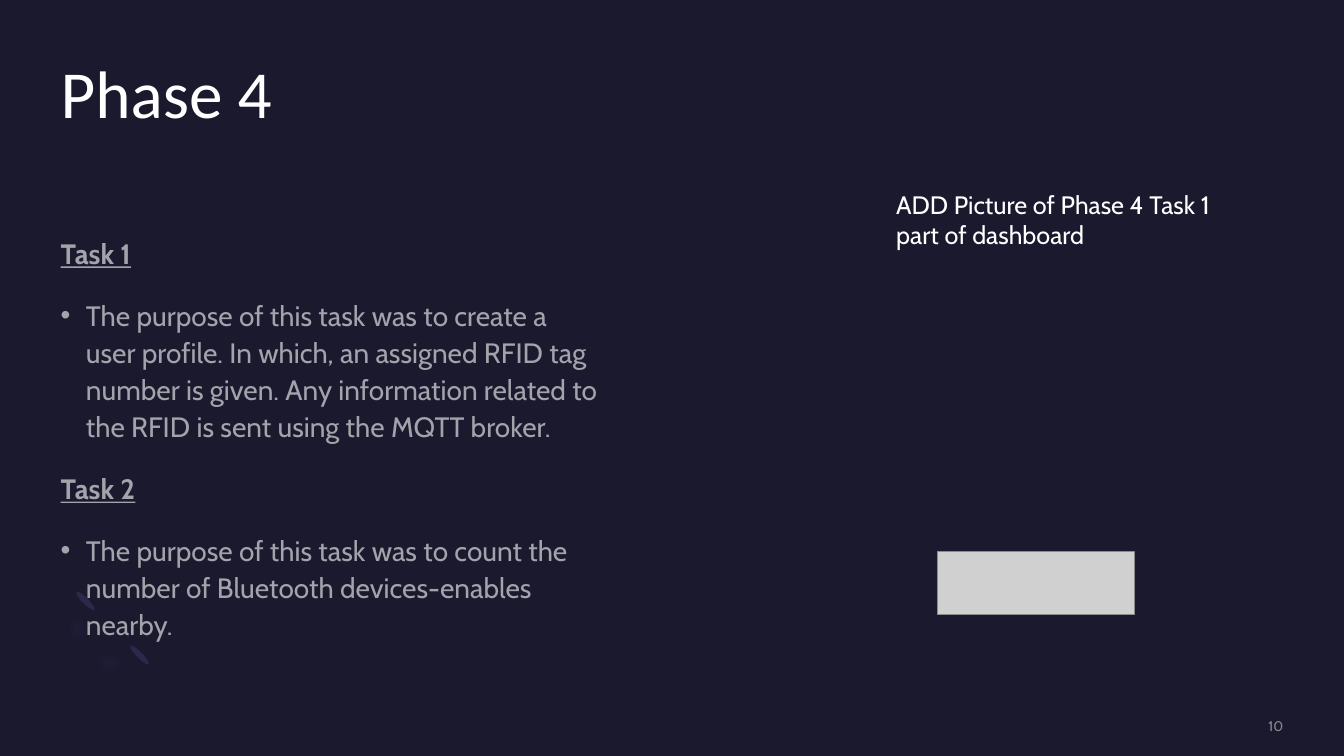
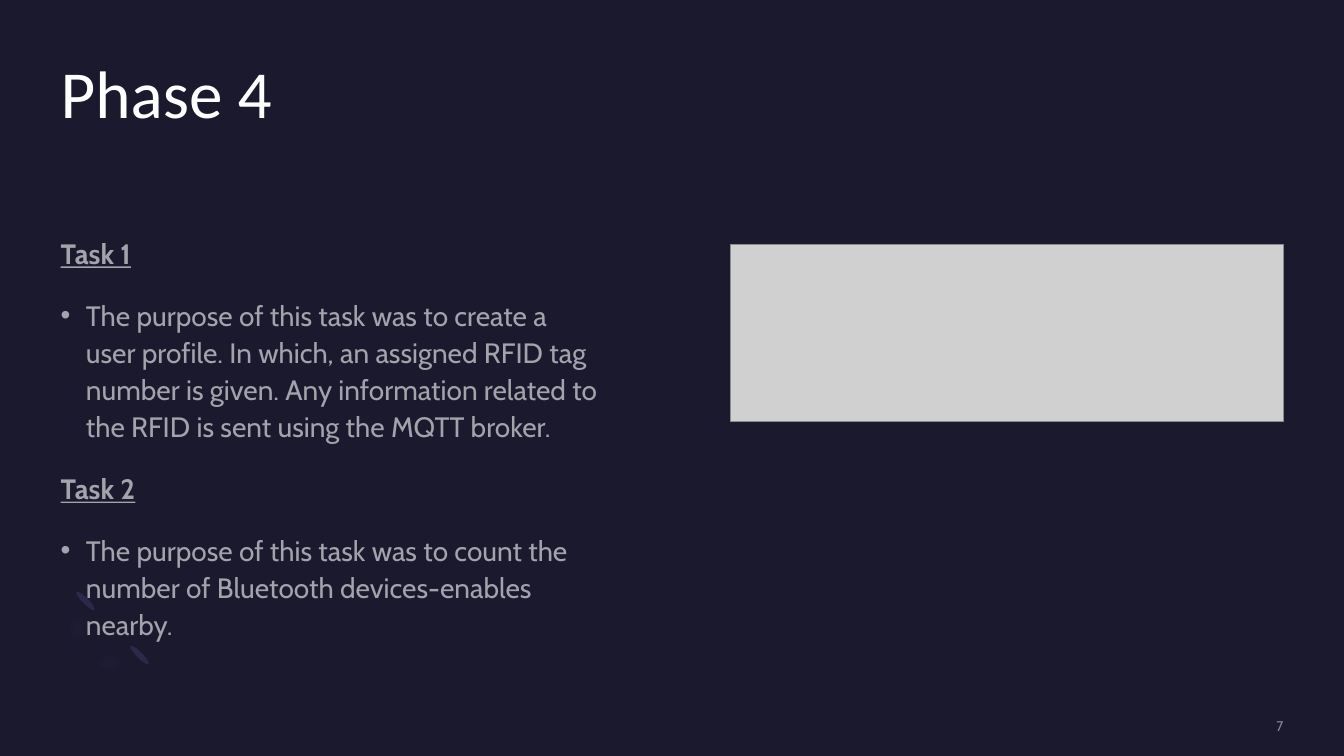
Before and after one commit to TheodoreTsimiklis/IOT-PROJECT, a slide deck: slide 7 of IOT_Powerpoint_Presentation.pptx (slide 10 before the commit). Drawn at 1344x756 pixels with LibreOffice and Linux fonts; fonts in the diff are those of the drawing; grey boxes stand for pictures. Boxes give left, top, right and bottom in pixels: in the first picture for what was removed or moved away, otherwise in the second. Text is boxed around its words. In the diff, an @@ line names an element or a change of style, - is before the commit and + after.

```diff
--- a/IOT_Powerpoint_Presentation.pptx
+++ b/IOT_Powerpoint_Presentation.pptx
@@ text removed at (896,195,1210,250) @@
-ADD Picture of Phase 4 Task 1 part of dashboard
@@ picture: place and size @@
-picture at (938,553,1134,616)
+picture at (731,244,1284,421)
@@ page number at (1276,721,1283,731): text changed @@
-10
+7
```
Also in this commit, not shown: 1 other slide changed, 4 slides removed.
